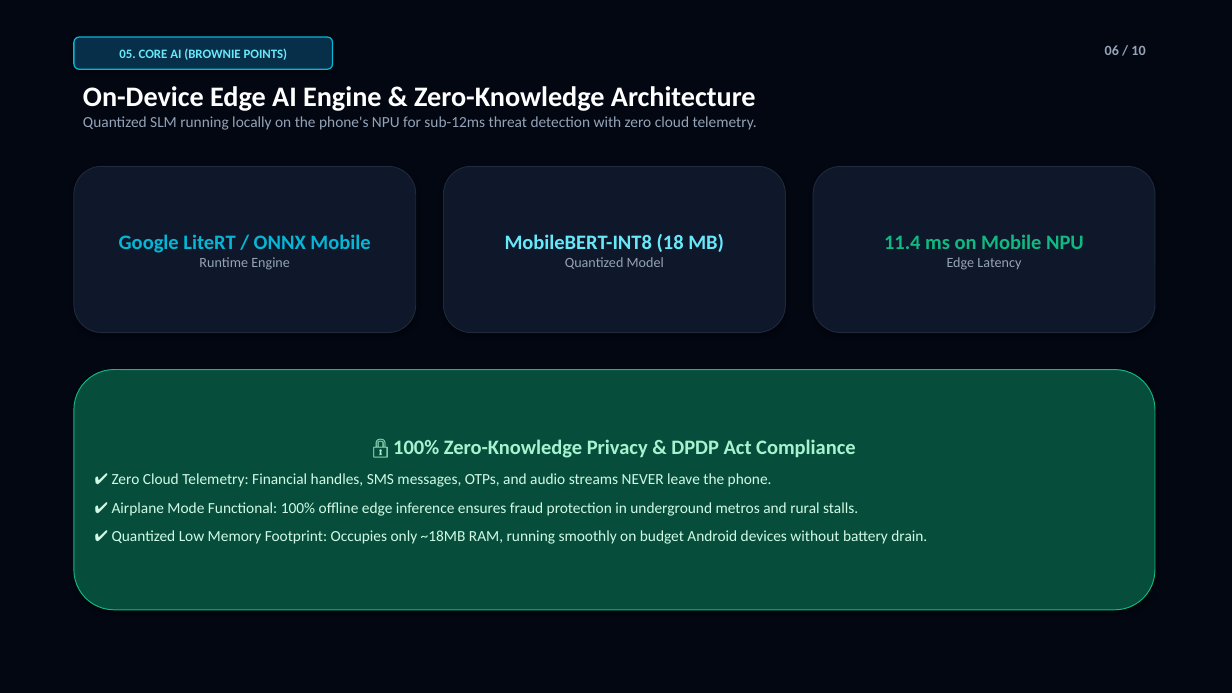
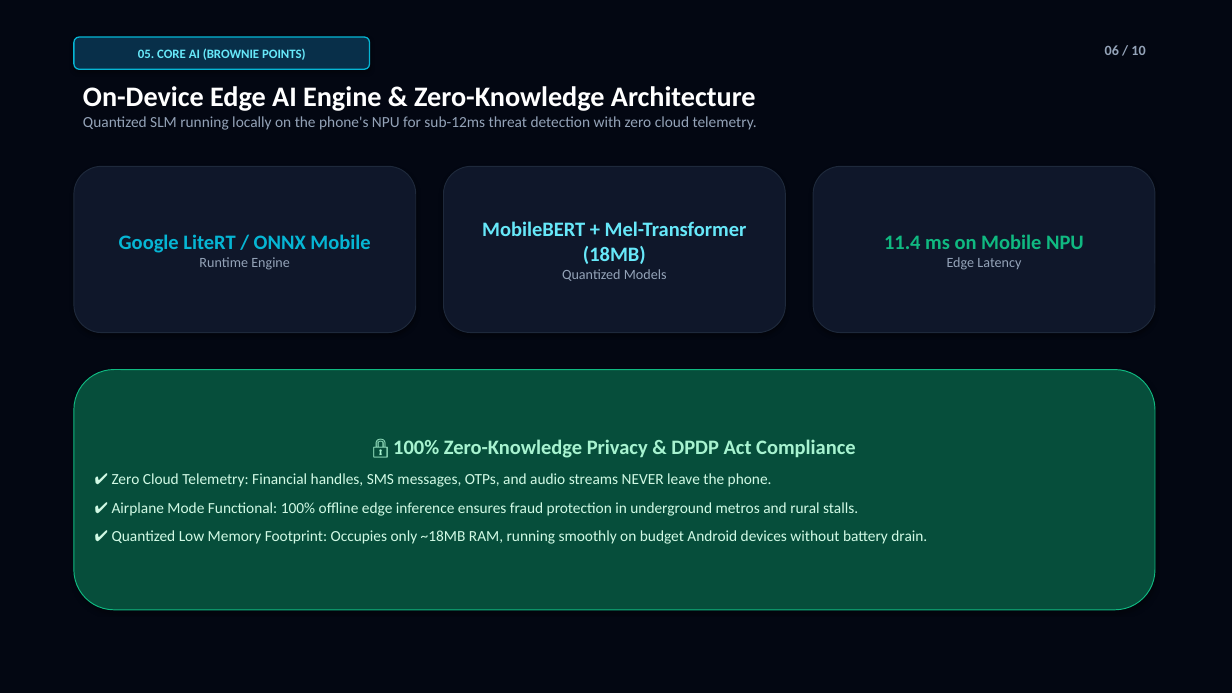
Before and after one commit to dineshkumarc-1/aegispay-iqoo-hackathon, a slide deck: slide 6 of AegisPay_Pitch_Deck.pptx. Drawn at 1232x693 pixels with LibreOffice and Linux fonts; fonts in the diff are those of the drawing. Boxes give left, top, right and bottom in pixels: in the first picture for what was removed or moved away, otherwise in the second. Text is boxed around its words. In the diff, an @@ line names an element or a change of style, - is before the commit and + after.

Commit message:
feat(fintech): align all pitch decks, pptx, and prototypes tightly around FinTech & Commerce UPI lifecycle protection

```diff
--- a/AegisPay_Pitch_Deck.pptx
+++ b/AegisPay_Pitch_Deck.pptx
@@ rounded rectangle "05. CORE AI (BROWNIE POINTS)": place and size @@
-rounded rectangle "05. CORE AI (BROWNIE POINTS)" at [74, 37, 333, 69]
+rounded rectangle "05. CORE AI (BROWNIE POINTS)" at [74, 37, 370, 69]
@@ text in rounded rectangle at [482, 221, 747, 281]: text changed @@
-MobileBERT-INT8 (18 MB)
-Quantized Model
+MobileBERT + Mel-Transformer (18MB)
+Quantized Models
```
Also in this commit, not shown: 9 other slides changed, 2 other files.
